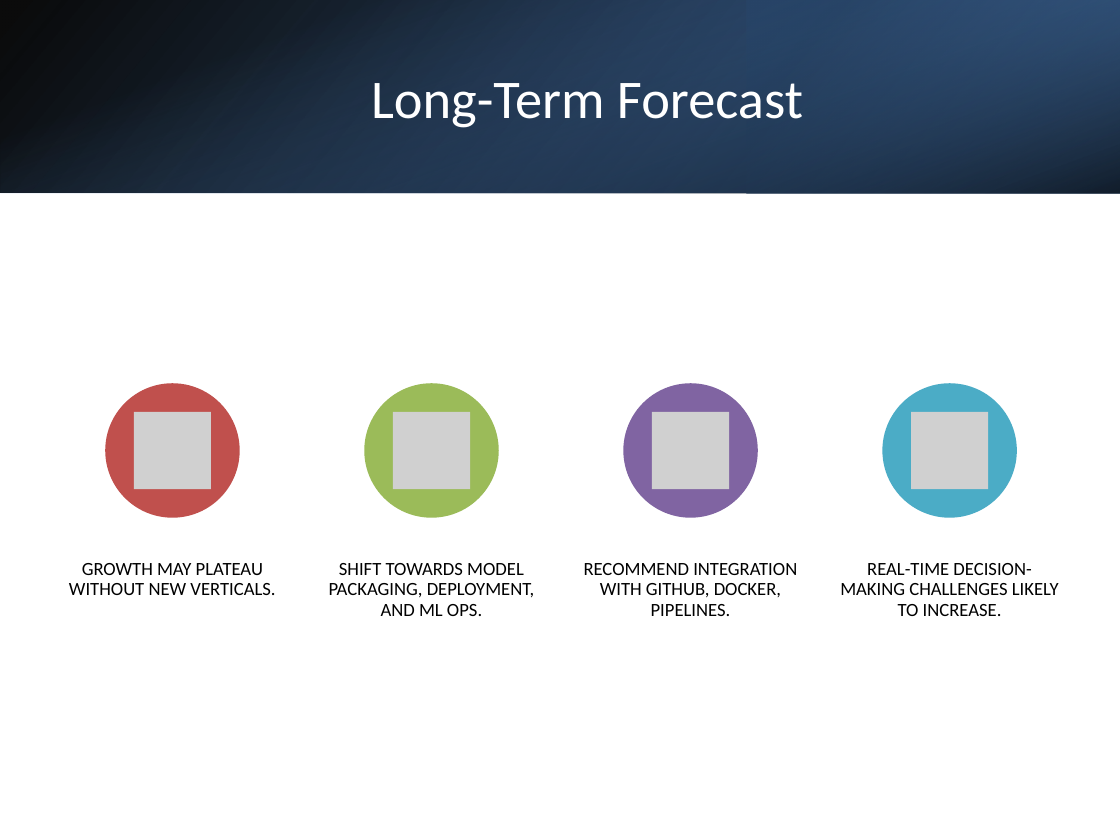
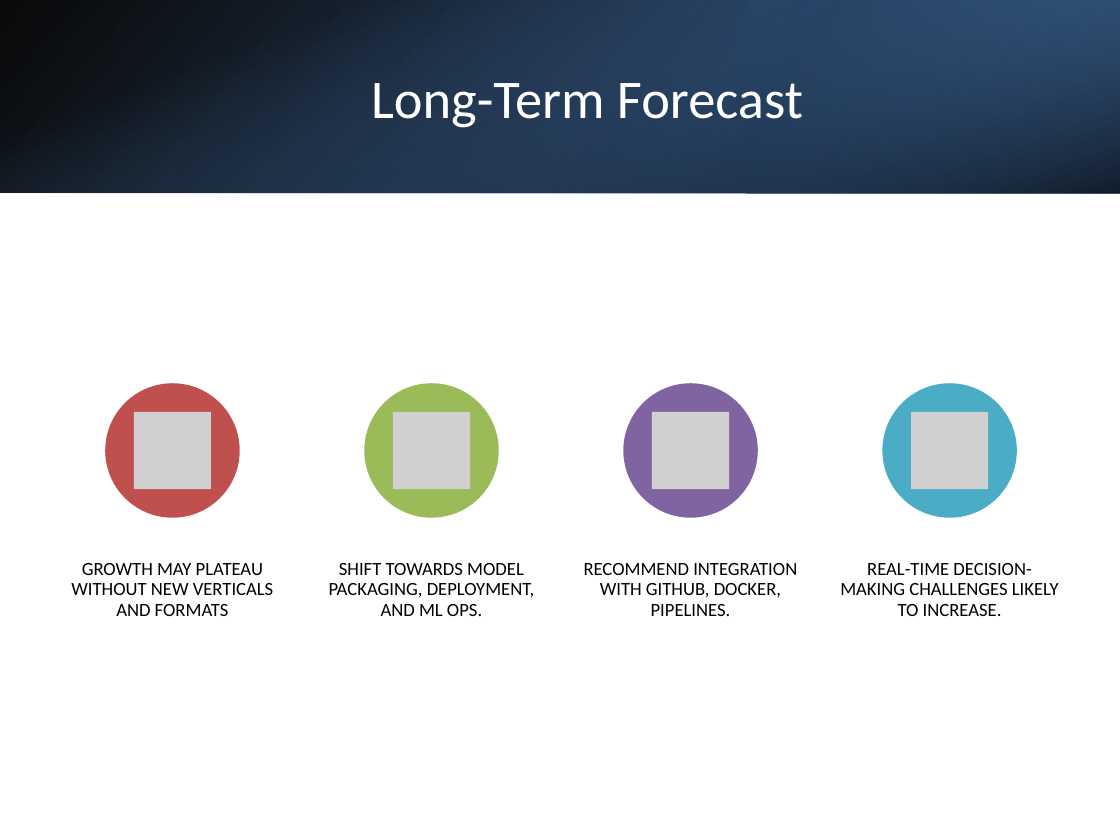
Before and after one commit to ShebMichel/kaggle-innovation-trends, a slide deck: slide 9 of Kaggle_Innovation_Report.pptx. Drawn at 1120x840 pixels with LibreOffice and Linux fonts; fonts in the diff are those of the drawing; grey boxes stand for pictures. Boxes give left, top, right and bottom in pixels: in the first picture for what was removed or moved away, otherwise in the second. Text is boxed around its words. In the diff, an @@ line names an element or a change of style, - is before the commit and + after.

```diff
--- a/Kaggle_Innovation_Report.pptx
+++ b/Kaggle_Innovation_Report.pptx
@@ text at box(71, 563, 274, 616): text changed @@
-GROWTH MAY PLATEAU WITHOUT NEW VERTICALS.
+GROWTH MAY PLATEAU WITHOUT NEW VERTICALS AND FORMATS
```
Also in this commit, not shown: 4 other slides changed, 1 slide added, 1 slide removed, 2 other files.
